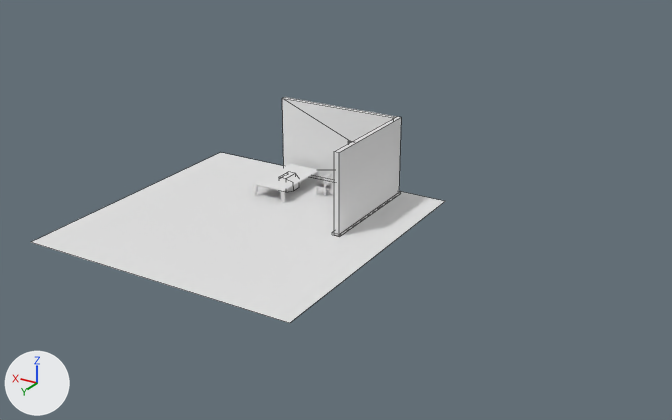
Renders of the Blender file blender projects/room.blend from each side of a commit.
One viewpoint serves both versions: a 50 mm lens placed at (-29.8, 43.9, 21.3), pointed at (-6.6, 5.2, 1.9). Arrows for +X, +Y and +Z are at lower left; the lights stay in place. The first picture is the older version. Mesh edges are drawn as thin lines on the coarser meshes. Materials are left out; every surface is plain grey.

In view in the first picture: 'floor', 'table ', 'walls' and 2 more.
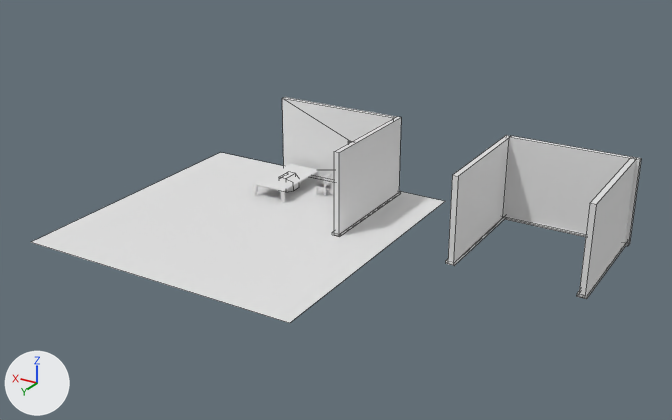
Where the change shows, as pixel boxes [x1, y1, x2, y2] in the pictures (672 x 420 px):
'walls.002', added
    after: [446, 135, 641, 265]
'walls.001', added
    after: [577, 158, 636, 299]

The change in detail:
Mesh me_plane_005 is new.
It has 36 vertices, 24 faces, 2 loose edges and spans x -0.14..0.15, y -0.33..0.33, z -0.03..6.7.
Mesh me_plane_004 is new.
It has 18 vertices, 12 faces, 1 loose edge and spans x -0.134..0.15, y -0.333..0.332, z -0.029..0.412.
Object 'walls.002' (ob_walls_002) is new; it shows me_plane_005.
Its location is (-16.29, -2.92, 2.42).
Its rotation in degrees is (90, 0, 180).
Its scale is (25.3, 7.27, 1.09).
Object 'walls.001' (ob_walls_001) is new; it shows me_plane_004.
Its location is (-19.94, 0.58, 2.42).
Its rotation in degrees is (90, 0, 90).
Its scale is (25.3, 7.27, 1.09).
